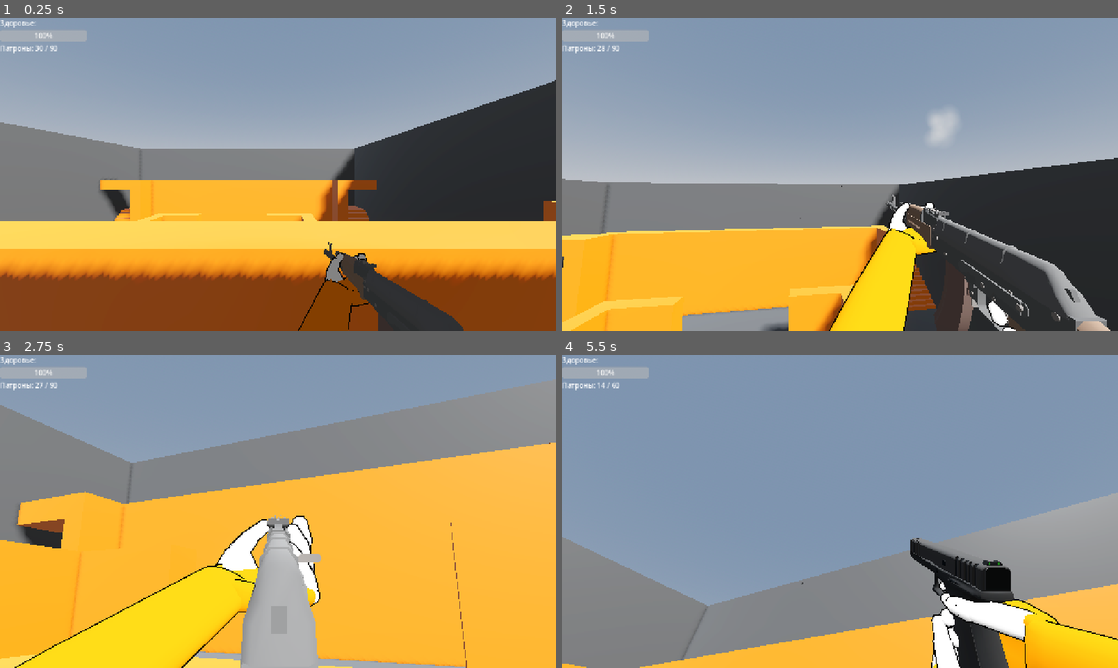
Above: before the commit, frames 1-4 (two rows, left to right).
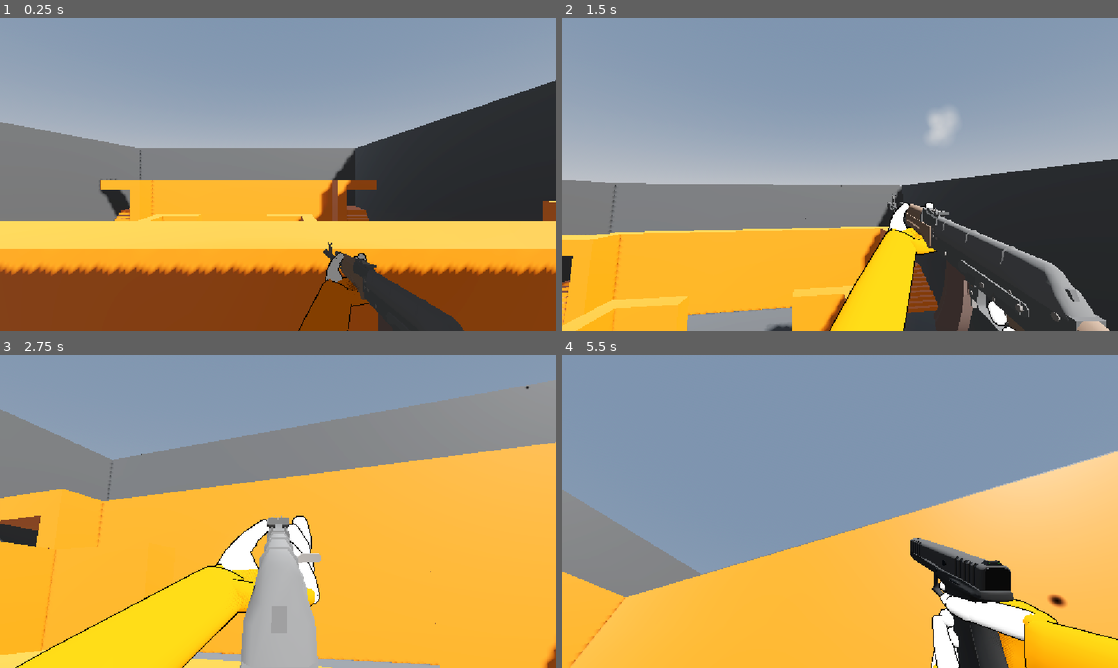
Above: after the commit, the same moments.

Repository: genjblu/multiplayer-vb
Game: Godot game, scene res://scenes/arena.tscn
The game is run twice, just before and just after one commit, with the same random seed, the same clock (stepped at 60 frames per second) and the same inputs. This scene is started directly instead of the project's main scene.
Inputs (mouse positions are in pixels of both pictures, inside the frame that each line leads up to):
- Up to frame 1 (0.25 s): no input
- Up to frame 2 (1.5 s): tap Enter (ui_accept) at 0.5 s; move the mouse to (834, 180) at 0.52 s; hold Right mouse button (ads) 0.53-1.28 s; hold W (move_forward) from 0.53 s (still down); tap Space (jump) at 0.77, 1.07 s; click (834, 180) at 0.8 s; move the mouse to (878, 177) at 1.27 s; click (878, 177) at 1.35 s
- Up to frame 3 (2.75 s): keep holding W (move_forward); tap Space (jump) at 1.52, 1.82 s; right-click (316, 514) at 1.55 s; move the mouse to (233, 508) at 2.02 s; hold Right mouse button (ads) from 2.03 s (still down); click (233, 508) at 2.3 s
- Up to frame 4 (5.5 s): move the mouse to (845, 511) at 2.77 s; release W (move_forward) at 2.78 s; release Right mouse button (ads) at 2.78 s; hold A (move_left) 2.78-3.53 s; tap Ctrl (crouch) at 2.85 s; click (845, 511) at 2.92 s; tap Space (jump) at 3.02, 3.32, 3.77, 4.07, 4.52, 4.82 s; right-click (845, 511) at 3.05 s; move the mouse to (817, 505) at 3.52 s; press the mouse at (817, 505) at 3.53 s; hold W (move_forward) from 3.53 s (still down); tap R (reload) at 4.15 s; move the mouse to (867, 511) at 4.27 s; release the mouse at (867, 511) at 4.28 s; tap Shift (sprint) at 4.35 s; right-click (867, 511) at 4.55 s; move the mouse to (812, 511) at 5.02 s; hold 1 (weapon_1) from 5.03 s (still down); click (812, 511) at 5.3 s

The runs differ from the first frame. In frame 1, 3.3% of the frame differs, in the area x 0-100%, y 0-100%; in frame 2, 3.2%; in frame 3, 4.8%; in frame 4, 34%.

Commit message:
fix(player): resolve spam of 'No multiplayer peer is assigned' in offline/training mode

Diff:
--- a/scripts/hud.gd
+++ b/scripts/hud.gd
@@ -70,9 +70,13 @@
 var saved_settings: Dictionary = {}
 
 func _ready() -> void:
-	player = owner if owner is CharacterBody3D else get_parent()
-
-	if not player or not player.is_multiplayer_authority():
+	var is_local := true
+	if player and player.has_method("is_local_player"):
+		is_local = player.is_local_player()
+	elif player and multiplayer.has_multiplayer_peer():
+		is_local = player.is_multiplayer_authority()
+
+	if not player or not is_local:
 		queue_free()
 		return
 
@@ -288,7 +292,13 @@
 			_rebinding_button = null
 			return
 
-	if not player or not player.is_multiplayer_authority():
+	var is_local := true
+	if player and player.has_method("is_local_player"):
+		is_local = player.is_local_player()
+	elif player and multiplayer.has_multiplayer_peer():
+		is_local = player.is_multiplayer_authority()
+
+	if not player or not is_local:
 		return
 
 	if event.is_action_pressed("weapon_wheel") and not is_paused:
--- a/scripts/player.gd
+++ b/scripts/player.gd
@@ -230,8 +230,15 @@
 
 func _enter_tree() -> void:
 	var peer_id: int = name.to_int()
-	set_multiplayer_authority(peer_id)
-	$MultiplayerSynchronizer.set_multiplayer_authority(peer_id)
+	if peer_id > 0:
+		set_multiplayer_authority(peer_id)
+		if has_node("MultiplayerSynchronizer"):
+			$MultiplayerSynchronizer.set_multiplayer_authority(peer_id)
+
+func is_local_player() -> bool:
+	if not multiplayer.has_multiplayer_peer():
+		return true
+	return is_multiplayer_authority()
 
 func _ready() -> void:
 	if scope_overlay:
@@ -255,7 +262,7 @@
 	else:
 		default_capsule_height = standing_height
 
-	if not is_multiplayer_authority():
+	if not is_local_player():
 		camera.clear_current()
 		touch_ui.hide()
 		return
@@ -266,10 +273,10 @@
 	# Своё 3D-тело скрываем для себя в виде от первого лица (чтобы голова не перекрывала камеру)
 	var soldier = get_node_or_null("SoldierModel")
 	if soldier:
-		soldier.visible = not is_multiplayer_authority()
+		soldier.visible = not is_local_player()
 	var body_mesh = get_node_or_null("MeshInstance3D")
 	if body_mesh:
-		body_mesh.visible = not is_multiplayer_authority()
+		body_mesh.visible = not is_local_player()
 
 	GameSettings.apply_to_player(self)
 	health_changed.emit(health)
@@ -392,10 +399,10 @@
 		if current_view.has_method("set_ammo_display"):
 			current_view.call("set_ammo_display", current, reserve)
 		if current_view.has_method("set_ammo_3d_visible"):
-			current_view.call("set_ammo_3d_visible", show_ammo_on_weapon and is_multiplayer_authority())
+			current_view.call("set_ammo_3d_visible", show_ammo_on_weapon and is_local_player())
 	elif is_instance_valid(current_weapon_node):
 		var lbl: Label3D = current_weapon_node.get_node_or_null("BoxAmmoLabel3D") as Label3D
-		if show_ammo_on_weapon and is_multiplayer_authority():
+		if show_ammo_on_weapon and is_local_player():
 			if lbl == null:
 				lbl = Label3D.new()
 				lbl.name = "BoxAmmoLabel3D"
@@ -419,7 +426,7 @@
 	_switch_weapon(weapons[idx])
 
 func _unhandled_input(event: InputEvent) -> void:
-	if not is_multiplayer_authority():
+	if not is_local_player():
 		return
 
 	# На телефоне игнорируем мышиные события, которые Godot эмулирует из касаний
@@ -445,7 +452,7 @@
 	if event is InputEventScreenTouch:
 		print("touch ", event.index, " ", event.pressed, " ", event.position, " mobile=", is_mobile)
 
-	if not is_multiplayer_authority() or not is_mobile:
+	if not is_local_player() or not is_mobile:
 		return
 
 	if event is InputEventScreenTouch:
@@ -507,7 +514,7 @@
 	var n: Node = touch_ui.get_node_or_null("TouchOverlay/JoystickBase")
 	return n != null and _node_rect(n).has_point(pos)
 func touch_action(action: String, pressed: bool) -> void:
-	if not is_multiplayer_authority():
+	if not is_local_player():
 		return
 	match action:
 		"fire":
@@ -556,7 +563,7 @@
 	# Замедление снайпера в зуме
 	if is_ads and current_weapon == WeaponType.SNIPER:
 		target_speed *= SCOPED_SPEED_PENALTY
-	if not is_multiplayer_authority():
+	if not is_local_player():
 		var prev_pos := global_position
 		# Если дистанция слишком велика (возрождение, телепортация), моментальный перенос без рывка
 		if global_position.distance_squared_to(sync_position) > 64.0:
@@ -717,7 +724,7 @@
 	camera.fov = lerp(camera.fov, target_fov, delta * 15.0)
 
 	# Логика оптического оверлея и скрытия винтовки
-	if current_weapon == WeaponType.SNIPER and is_multiplayer_authority():
+	if current_weapon == WeaponType.SNIPER and is_local_player():
 		if scope_overlay:
 			scope_overlay.visible = is_ads
 		if current_view:
@@ -725,7 +732,7 @@
 		elif current_weapon_node:
 			current_weapon_node.visible = not is_ads
 	else:
-		if scope_overlay and is_multiplayer_authority():
+		if scope_overlay and is_local_player():
 			scope_overlay.visible = false
 		if current_view:
 			current_view.visible = true
@@ -1070,7 +1077,7 @@
 
 @rpc("any_peer", "call_local", "reliable")
 func take_damage(amount: int, attacker_id: int, weapon_name: String = "", is_headshot: bool = false) -> void:
-	if not is_multiplayer_authority():
+	if not is_local_player():
 		return
 
 	if Time.get_ticks_msec() / 1000.0 < invulnerable_until:
@@ -1079,7 +1086,7 @@
 	# Проверка огня по своим (Friendly Fire)
 	var net_manager = get_node_or_null("/root/NetworkManager")
 	var is_ff: bool = net_manager.friendly_fire if net_manager else false
-	var my_id: int = multiplayer.get_unique_id()
+	var my_id: int = multiplayer.get_unique_id() if multiplayer.has_multiplayer_peer() else 1
 	if not is_ff and attacker_id != 0 and attacker_id != my_id:
 		if GameStats.are_allies(attacker_id, my_id):
 			return # Союзник не получает урон
@@ -1198,7 +1205,7 @@
 				muzzle_flash.visible = false
 		)
 	# Процедурный толчок оружия/головы для удалённого наблюдателя
-	if not is_multiplayer_authority() and is_instance_valid(current_view):
+	if not is_local_player() and is_instance_valid(current_view):
 		var recoil_offset := Vector3(0, 0.015, 0.04)
 		current_view.position += recoil_offset
 		var tw := create_tween()
@@ -1340,7 +1347,7 @@
 func _update_viewmodel_hands_visibility() -> void:
 	if not is_instance_valid(current_view):
 		return
-	var is_local: bool = is_multiplayer_authority()
+	var is_local: bool = is_local_player()
 	_apply_hands_visibility_recursive(current_view, is_local)
 
 func _apply_hands_visibility_recursive(node: Node, hands_visible: bool) -> void:
@@ -1352,7 +1359,7 @@
 		_apply_hands_visibility_recursive(child, hands_visible)
 
 func _physics_process_target_info() -> void:
-	if not is_multiplayer_authority() or not weapon_ray:
+	if not is_local_player() or not weapon_ray:
 		return
 	if target_info_label == null and camera:
 		target_info_label = Label3D.new()
@@ -1370,7 +1377,8 @@
 				var target_peer_id: int = collider.name.to_int()
 				if GameStats.players.has(target_peer_id):
 					var p_data = GameStats.players[target_peer_id]
-					var is_ally: bool = GameStats.are_allies(multiplayer.get_unique_id(), target_peer_id)
+					var my_id: int = multiplayer.get_unique_id() if multiplayer.has_multiplayer_peer() else 1
+					var is_ally: bool = GameStats.are_allies(my_id, target_peer_id)
 					target_info_label.text = p_data.get("name", "")
 					target_info_label.modulate = Color(0.3, 1.0, 0.4) if is_ally else Color(1.0, 0.3, 0.3)
 					target_info_label.visible = true
--- a/scripts/virtual_joystick.gd
+++ b/scripts/virtual_joystick.gd
@@ -55,7 +55,12 @@
 	if not is_visible_in_tree():
 		return
 	# Чужие копии игрока не должны реагировать на касания
-	if player == null or not player.is_multiplayer_authority():
+	var is_local := true
+	if player and player.has_method("is_local_player"):
+		is_local = player.is_local_player()
+	elif player and multiplayer.has_multiplayer_peer():
+		is_local = player.is_multiplayer_authority()
+	if player == null or not is_local:
 		return
 
 	if event is InputEventScreenTouch:
